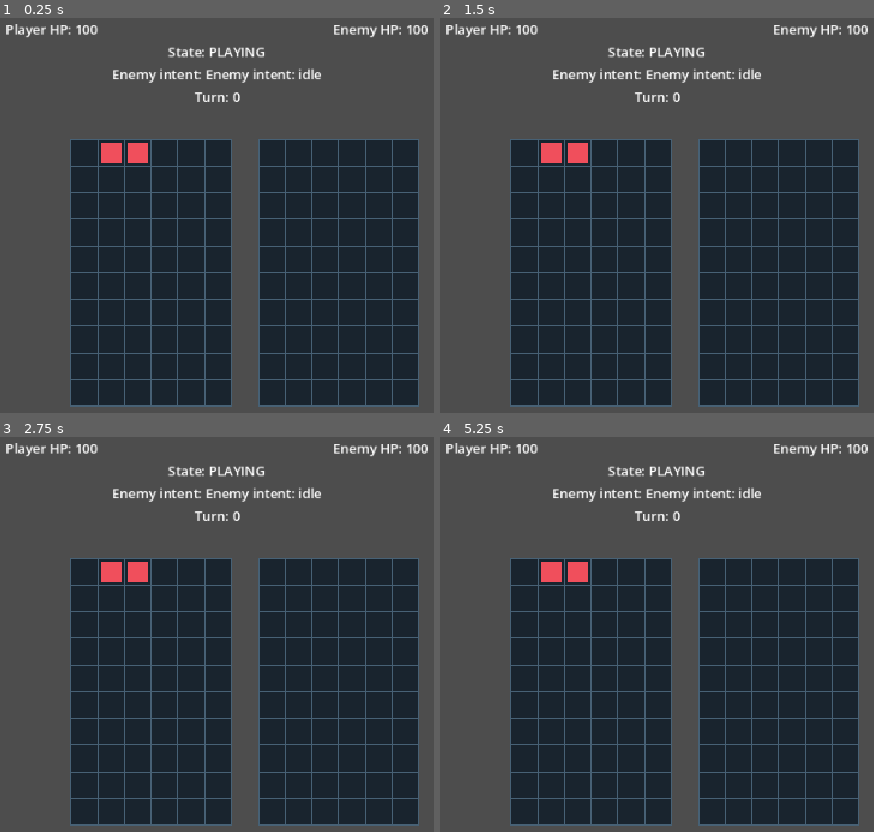
Above: before the commit, frames 1-4 (two rows, left to right).
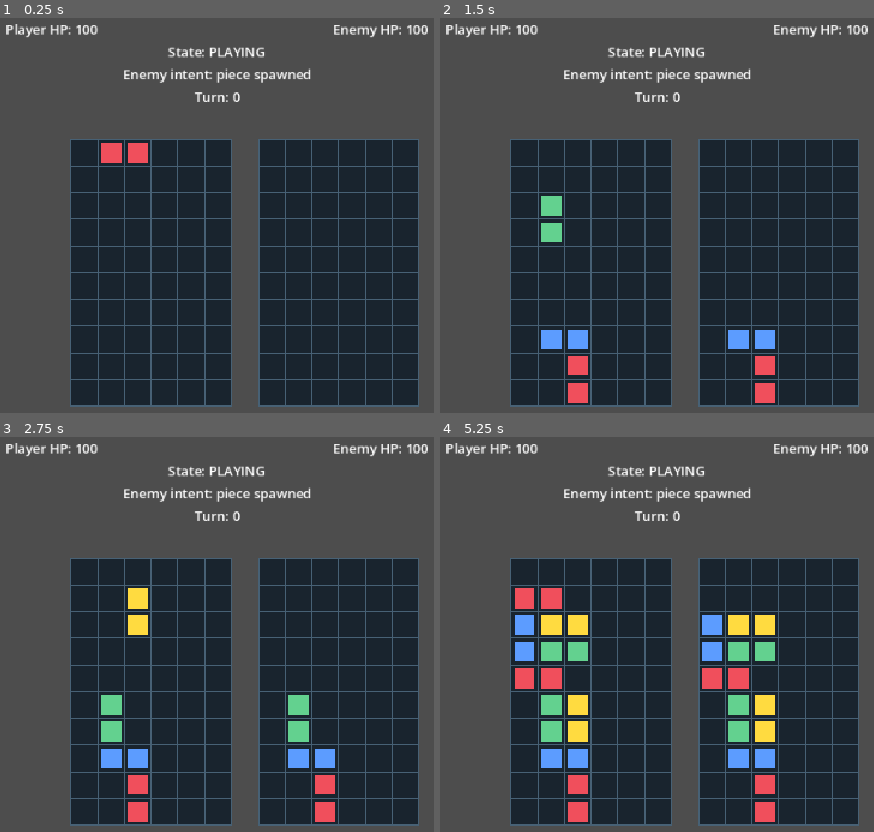
Above: after the commit, the same moments.

Repository: emarose/puzzle-fighter
Game: Godot game, scene res://scenes/main/Main.tscn
The game is run twice, just before and just after one commit, with the same random seed, the same clock (stepped at 60 frames per second) and the same inputs.
Inputs:
- Up to frame 1 (0.25 s): no input
- Up to frame 2 (1.5 s): tap Enter at 0.5 s; hold Right 0.53-1.28 s; tap X at 0.6, 1.35 s; tap Space at 0.77, 1.25 s; hold Down from 1.28 s (still down)
- Up to frame 3 (2.75 s): tap Space at 1.52 s; tap Enter at 2 s; release Down at 2.03 s; hold Right from 2.03 s (still down); tap P at 2.1 s; tap X at 2.3 s
- Up to frame 4 (5.25 s): tap Space at 2.75, 3.02, 3.77, 4.25, 4.52 s; release Right at 2.78 s; hold Up 2.78-3.53 s; tap X at 2.85, 3.6, 4.55, 5.1 s; tap Enter at 3.5 s; hold Left 3.53-5.03 s; tap P at 4.35 s; hold Down from 5.03 s (still down)

The runs differ from the first frame. In frame 1, 0.8% of the frame differs, in the area x 26-74%, y 12-17%; in frame 2, 3.5%; in frame 3, 4.5%; in frame 4, 9.2%, in the area x 17-78%, y 12-98%.

Commit message:
feat: basic piece placement

Diff:
--- a/scenes/battle/Battle.tscn
+++ b/scenes/battle/Battle.tscn
@@ -4,9 +4,10 @@
 [ext_resource type="Script" uid="uid://bgieco6y1jv8s" path="res://scripts/core/BattleManager.gd" id="2_qp3x8"]
 [ext_resource type="Script" uid="uid://c5cdebp4b5n0j" path="res://scripts/core/BoardManager.gd" id="3_9l2t1"]
 [ext_resource type="Script" uid="uid://dw60kafsgnjxg" path="res://scripts/enemies/EnemyController.gd" id="4_enemies"]
-[ext_resource type="PackedScene" uid="uid://b3s30j0q5v3c2" path="res://scenes/ui/BattleHud.tscn" id="5_battlehud"]
-[ext_resource type="PackedScene" path="res://scenes/board/BoardView.tscn" id="6_boardview"]
-[ext_resource type="PackedScene" path="res://scenes/pieces/PieceView.tscn" id="7_pieceview"]
+[ext_resource type="Script" path="res://scripts/input/InputController.gd" id="5_input"]
+[ext_resource type="PackedScene" uid="uid://b3s30j0q5v3c2" path="res://scenes/ui/BattleHud.tscn" id="6_battlehud"]
+[ext_resource type="PackedScene" path="res://scenes/board/BoardView.tscn" id="7_boardview"]
+[ext_resource type="PackedScene" path="res://scenes/pieces/PieceView.tscn" id="8_pieceview"]
 
 [node name="Battle" type="Node2D" unique_id=1629196341]
 script = ExtResource("1_4j9m3")
@@ -20,16 +21,19 @@
 [node name="EnemyController" type="Node" parent="." unique_id=-1542758094]
 script = ExtResource("4_enemies")
 
+[node name="InputController" type="Node" parent="." unique_id=1721217600]
+script = ExtResource("5_input")
+
 [node name="PlayerBoardContainer" type="Node2D" parent="." unique_id=820351956]
 position = Vector2(95, 160)
 
-[node name="BoardView" parent="PlayerBoardContainer" unique_id=359752603 instance=ExtResource("6_boardview")]
+[node name="BoardView" parent="PlayerBoardContainer" unique_id=359752603 instance=ExtResource("7_boardview")]
 
-[node name="PieceView" parent="PlayerBoardContainer" unique_id=607664759 instance=ExtResource("7_pieceview")]
+[node name="PieceView" parent="PlayerBoardContainer" unique_id=607664759 instance=ExtResource("8_pieceview")]
 
 [node name="EnemyBoardContainer" type="Node2D" parent="." unique_id=716373736]
 position = Vector2(320, 160)
 
-[node name="BoardView" parent="EnemyBoardContainer" unique_id=1614741143 instance=ExtResource("6_boardview")]
+[node name="BoardView" parent="EnemyBoardContainer" unique_id=1614741143 instance=ExtResource("7_boardview")]
 
-[node name="BattleHud" parent="." unique_id=1013733575 instance=ExtResource("5_battlehud")]
+[node name="BattleHud" parent="." unique_id=1013733575 instance=ExtResource("6_battlehud")]
--- a/scripts/battle/BattleController.gd
+++ b/scripts/battle/BattleController.gd
@@ -4,11 +4,19 @@
 @onready var board_manager: Node = $BoardManager
 @onready var enemy_controller: Node = $EnemyController
 @onready var player_piece_view: PieceView = $PlayerBoardContainer/PieceView
+@onready var enemy_board_manager: Node = $EnemyBoardContainer.get_node_or_null("BoardManager")
+
+@export var fall_interval: float = 0.75
 
 var piece_spawner: PieceSpawner = PieceSpawner.new()
 var active_piece: Piece
+var event_bus: EventBus
+var fall_timer: float = 0.0
+var next_color_index: int = 0
+const SPAWN_COLORS: Array = ["red", "blue", "green", "yellow"]
 
 func _ready() -> void:
+	event_bus = EventBus.get_instance()
 	if battle_manager == null:
 		battle_manager = get_node_or_null("BattleManager")
 	if board_manager == null:
@@ -20,14 +28,40 @@
 		battle_manager.state_changed.connect(_on_battle_state_changed)
 		battle_manager.start_battle()
 
+	var player_board_view: Node2D = get_node_or_null("PlayerBoardContainer/BoardView")
+	if player_board_view != null:
+		player_board_view.board_manager = board_manager
+
 	if enemy_controller != null and enemy_controller.has_method("bind_battle_and_controller"):
 		enemy_controller.bind_battle_and_controller(battle_manager, self)
 
 	_initialize_board()
 	_spawn_piece()
 
+func _process(delta: float) -> void:
+	if active_piece == null:
+		return
+	if battle_manager == null:
+		return
+	if not battle_manager.can_player_act():
+		return
+
+	fall_timer += delta
+	if fall_timer >= fall_interval:
+		fall_timer = 0.0
+		if not try_move(Vector2i(0, 1)):
+			lock_active_piece()
+
 func _on_battle_state_changed(old_state: int, new_state: int) -> void:
-	if new_state == BattleManager.BattleState.ENEMY_ACTION and enemy_controller != null and enemy_controller.has_method("execute_turn"):
+	if new_state == BattleManager.BattleState.ENEMY_ACTION:
+		if enemy_controller == null or not enemy_controller.has_method("execute_turn"):
+			if battle_manager != null:
+				battle_manager.set_state(BattleManager.BattleState.PLAYING)
+			return
+		if enemy_board_manager == null or not enemy_controller.has_method("is_enemy_ready") or not enemy_controller.is_enemy_ready():
+			if battle_manager != null:
+				battle_manager.set_state(BattleManager.BattleState.PLAYING)
+			return
 		enemy_controller.execute_turn()
 		return
 
@@ -37,13 +71,28 @@
 func _initialize_board() -> void:
 	if board_manager != null:
 		board_manager.reset_board(Vector2i(6, 10))
-
-func _spawn_piece(color_id: String = "red") -> bool:
+	_refresh_board_views()
+
+func _next_spawn_color() -> String:
+	var color_name: String = SPAWN_COLORS[next_color_index % SPAWN_COLORS.size()]
+	next_color_index += 1
+	return color_name
+
+func _refresh_board_views() -> void:
+	var player_board_view: Node2D = get_node_or_null("PlayerBoardContainer/BoardView")
+	if player_board_view != null:
+		player_board_view.queue_redraw()
+	var enemy_board_view: Node2D = get_node_or_null("EnemyBoardContainer/BoardView")
+	if enemy_board_view != null:
+		enemy_board_view.queue_redraw()
+
+func _spawn_piece(color_id: String = "") -> bool:
 	if board_manager == null:
 		return false
 
+	var resolved_color: String = color_id if not color_id.is_empty() else _next_spawn_color()
 	var spawn_position := Vector2i(1, 0)
-	active_piece = piece_spawner.create_piece(color_id, spawn_position, [Vector2i(0, 0), Vector2i(1, 0)])
+	active_piece = piece_spawner.create_piece(resolved_color, spawn_position, [Vector2i(0, 0), Vector2i(1, 0)])
 
 	if not board_manager.can_place_block_positions(active_piece.get_block_positions(), Vector2i.ZERO):
 		if battle_manager != null:
@@ -51,8 +100,15 @@
 		return false
 
 	active_piece.spawn()
+	if event_bus != null:
+		event_bus.emit("piece_spawned", {
+			"piece_id": active_piece.id,
+			"color": active_piece.color_id,
+			"position": active_piece.logical_position,
+		})
 	if player_piece_view != null and player_piece_view.has_method("show_piece"):
 		player_piece_view.show_piece(active_piece)
+	_refresh_board_views()
 	return true
 
 func spawn_enemy_piece(color_id: String = "green") -> bool:
@@ -124,6 +180,7 @@
 
 	if player_piece_view != null and player_piece_view.has_method("show_piece"):
 		player_piece_view.show_piece(active_piece)
+	_refresh_board_views()
 	return true
 
 func hard_drop() -> bool:
@@ -158,11 +215,21 @@
 		return false
 
 	active_piece.lock()
+	if event_bus != null:
+		event_bus.emit("piece_locked", {
+			"piece_id": active_piece.id,
+			"color": active_piece.color_id,
+			"position": active_piece.logical_position,
+		})
 	if player_piece_view != null and player_piece_view.has_method("clear_piece"):
 		player_piece_view.clear_piece()
 	active_piece = null
+	_refresh_board_views()
 
 	var cascade_count: int = board_manager.resolve_cascade()
+	if event_bus != null:
+		event_bus.emit("cascade_resolved", {"cascade_count": cascade_count})
+	_refresh_board_views()
 	if battle_manager != null and battle_manager.current_state != BattleManager.BattleState.ENEMY_ACTION:
 		battle_manager.set_state(BattleManager.BattleState.RESOLVING)
 
--- a/scripts/board/BoardView.gd
+++ b/scripts/board/BoardView.gd
@@ -16,6 +16,15 @@
         board_manager = get_node_or_null(board_manager_path)
     if board_manager == null:
         board_manager = get_parent().get_node_or_null("BoardManager")
+    if board_manager == null:
+        var parent_node: Node = get_parent()
+        while parent_node != null:
+            board_manager = parent_node.get_node_or_null("BoardManager")
+            if board_manager != null:
+                break
+            parent_node = parent_node.get_parent()
+    if board_manager == null and get_tree() != null and get_tree().root != null:
+        board_manager = get_tree().root.get_node_or_null("Battle/BoardManager")
     if board_manager != null:
         board_columns = int(board_manager.columns)
         board_rows = int(board_manager.rows)
--- a/scripts/combat/CombatManager.gd
+++ b/scripts/combat/CombatManager.gd
@@ -23,6 +23,10 @@
 
 var actors: Dictionary = {}
 var color_palette: Dictionary = ColorDefinition.default_palette()
+var event_bus: EventBus
+
+func _init() -> void:
+	event_bus = EventBus.get_instance()
 
 func register_actor(actor_id: String, max_hp: int, current_hp: int = -1) -> void:
 	var resolved_hp: int = max_hp if current_hp < 0 else current_hp
@@ -47,9 +51,18 @@
 
 	var actor: Dictionary = actors[actor_id]
 	var current_hp: int = int(actor.get("current_hp", 0))
+	var previous_hp: int = current_hp
 	current_hp = max(0, current_hp - amount)
 	actor["current_hp"] = current_hp
 	actors[actor_id] = actor
+	if event_bus != null:
+		event_bus.emit("hp_changed", {
+			"actor_id": actor_id,
+			"previous_hp": previous_hp,
+			"current_hp": current_hp,
+			"amount": amount,
+			"type": "damage",
+		})
 	return current_hp
 
 func heal(actor_id: String, amount: int) -> int:
@@ -59,9 +72,18 @@
 	var actor: Dictionary = actors[actor_id]
 	var max_hp: int = int(actor.get("max_hp", 0))
 	var current_hp: int = int(actor.get("current_hp", 0))
+	var previous_hp: int = current_hp
 	current_hp = min(max_hp, current_hp + amount)
 	actor["current_hp"] = current_hp
 	actors[actor_id] = actor
+	if event_bus != null:
+		event_bus.emit("hp_changed", {
+			"actor_id": actor_id,
+			"previous_hp": previous_hp,
+			"current_hp": current_hp,
+			"amount": amount,
+			"type": "heal",
+		})
 	return current_hp
 
 func create_attack_event(source: String, target: String, color_id: String, base_damage: int, cascade_count: int = 0, combo_multiplier: float = 1.0, special_effects: Array = []) -> AttackEvent:
--- a/scripts/core/BattleManager.gd
+++ b/scripts/core/BattleManager.gd
@@ -27,8 +27,10 @@
 var current_state: BattleState = BattleState.INITIALIZING
 var player_character: CharacterDefinition
 var enemy_character: EnemyDefinition
+var event_bus: EventBus
 
 func _ready() -> void:
+	event_bus = EventBus.get_instance()
 	_initialize_characters()
 	if current_state == BattleState.INITIALIZING:
 		start_battle()
@@ -74,6 +76,12 @@
 	var previous_state: BattleState = current_state
 	current_state = new_state
 	emit_signal("state_changed", previous_state, current_state)
+	if event_bus != null:
+		event_bus.emit("battle_state_changed", {
+			"previous_state": int(previous_state),
+			"new_state": int(current_state),
+			"state_name": BattleState.keys()[current_state],
+		})
 	return true
 
 func register_outcome(player_hp: int, enemy_hp: int) -> void:
--- a/scripts/enemies/EnemyController.gd
+++ b/scripts/enemies/EnemyController.gd
@@ -9,22 +9,32 @@
 var action_sequence: EnemyActionSequence = EnemyActionSequence.new()
 var current_attack_preview: String = "Enemy intent: idle"
 var turn_counter: int = 0
+var enemy_board_ready: bool = false
 
 func _ready() -> void:
 	battle_manager = get_parent().get_node_or_null("BattleManager")
 	battle_controller = get_parent()
+	enemy_board_ready = battle_controller != null and battle_controller.has_node("EnemyBoardContainer") and battle_controller.get_node_or_null("EnemyBoardContainer/BoardManager") != null
 	combat_manager.register_actor(player_state.actor_id, player_state.max_hp, player_state.current_hp)
 	combat_manager.register_actor(enemy_state.actor_id, enemy_state.max_hp, enemy_state.current_hp)
 
 func bind_battle_and_controller(p_battle_manager: Node, p_battle_controller: Node) -> void:
 	battle_manager = p_battle_manager
 	battle_controller = p_battle_controller
+	enemy_board_ready = battle_controller != null and battle_controller.has_node("EnemyBoardContainer") and battle_controller.get_node_or_null("EnemyBoardContainer/BoardManager") != null
+
+func is_enemy_ready() -> bool:
+	return enemy_board_ready
 
 func get_current_attack_preview() -> String:
 	return current_attack_preview
 
 func execute_turn() -> bool:
 	if battle_controller == null:
+		return false
+	if not is_enemy_ready():
+		if battle_manager != null:
+			battle_manager.set_state(BattleManager.BattleState.PLAYING)
 		return false
 
 	var actions: Array = action_sequence.get_actions()
--- a/scripts/ui/BattleHud.gd
+++ b/scripts/ui/BattleHud.gd
@@ -8,19 +8,40 @@
 
 var battle_manager: Node
 var enemy_controller: Node
+var event_bus: EventBus
 
 func _ready() -> void:
+	event_bus = EventBus.get_instance()
 	if get_parent() != null:
 		battle_manager = get_parent().get_node_or_null("BattleManager")
 		enemy_controller = get_parent().get_node_or_null("EnemyController")
 
 	if battle_manager != null and battle_manager.has_signal("state_changed"):
 		battle_manager.state_changed.connect(_on_state_changed)
+	if event_bus != null:
+		event_bus.event_emitted.connect(_on_event_emitted)
 
 	_update_hud()
 
 func _on_state_changed(_old_state: int, _new_state: int) -> void:
 	_update_hud()
+
+func _on_event_emitted(event_name: String, payload: Dictionary) -> void:
+	match event_name:
+		"battle_state_changed":
+			if payload.has("state_name"):
+				state_label.text = "State: %s" % payload["state_name"]
+		"hp_changed":
+			if payload.get("actor_id", "") == "player":
+				player_hp_label.text = "Player HP: %d" % int(payload.get("current_hp", 0))
+			elif payload.get("actor_id", "") == "enemy":
+				enemy_hp_label.text = "Enemy HP: %d" % int(payload.get("current_hp", 0))
+		"piece_spawned":
+			enemy_action_label.text = "Enemy intent: piece spawned"
+		"piece_locked":
+			enemy_action_label.text = "Enemy intent: piece locked"
+		"cascade_resolved":
+			enemy_action_label.text = "Enemy intent: cascade %d" % int(payload.get("cascade_count", 0))
 
 func _update_hud() -> void:
 	if battle_manager != null:
